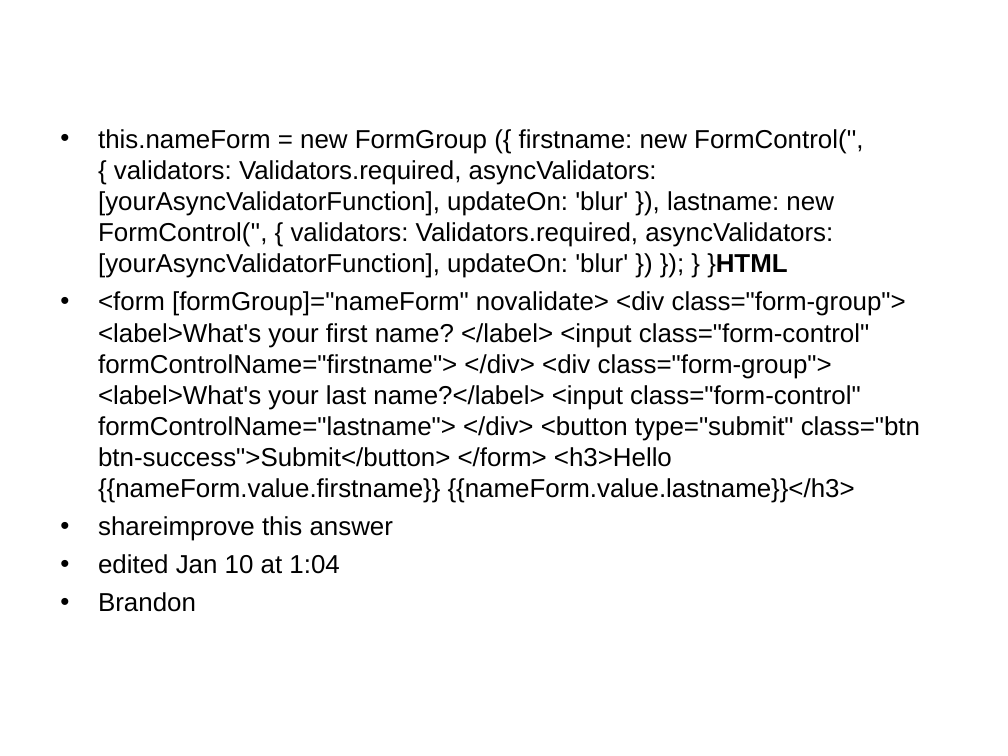
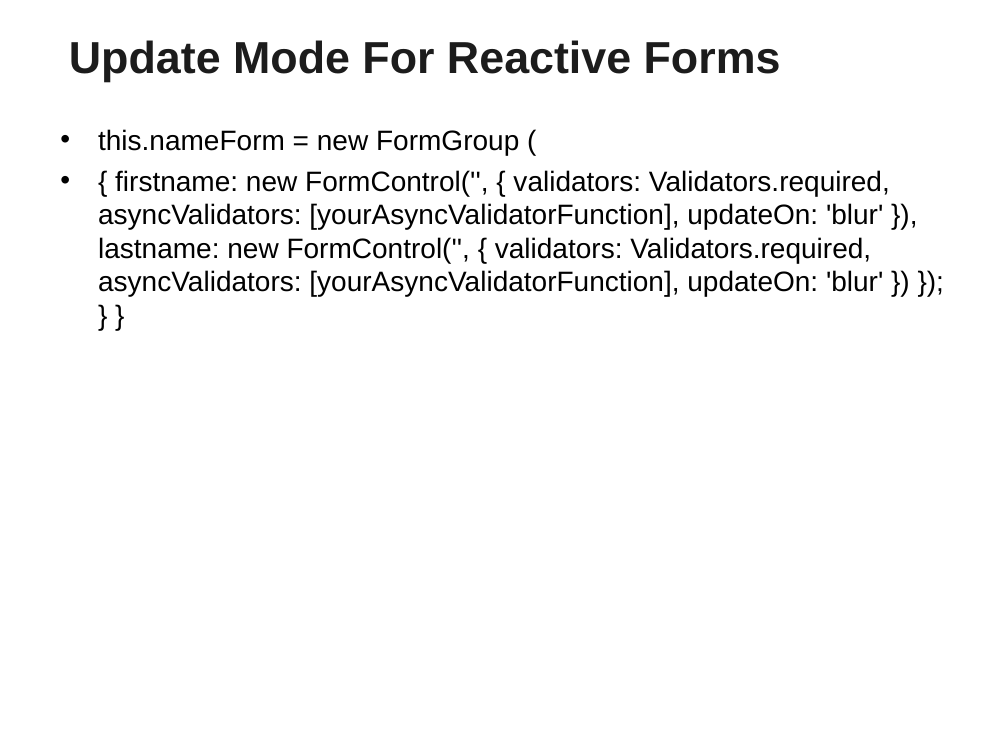
Before and after one commit to vatsank/angularExample, a slide deck: slide 49 of Angular_Module02.ppt (slide 4 before the commit). Drawn at 1008x756 pixels with LibreOffice and Linux fonts; fonts in the diff are those of the drawing; background and template pictures are left out. Boxes give left, top, right and bottom in pixels: in the first picture for what was removed or moved away, otherwise in the second. Text is boxed around its words. In the diff, an @@ line names an element or a change of style, - is before the commit and + after.

```diff
--- a/Angular_Module02.ppt
+++ b/Angular_Module02.ppt
@@ title added at box(69, 40, 781, 82), 32 pt, text #1C1C1C, bold @@
+Update Mode For Reactive Forms
@@ text at box(98, 129, 890, 297): text changed; size 18.5 to 20 pt @@
-• this.nameForm = new FormGroup ({ firstname: new FormControl('', { validators: Validators.required, asyncValidators: [yourAsyncValidatorFunction], updateOn: 'blur' }), lastname: new FormControl('', { validators: Validators.required, asyncValidators: [yourAsyncValidatorFunction], updateOn: 'blur' }) }); } }HTML
-• <form [formGroup]="nameForm" novalidate> <div class="form-group"> <label>What's your first name? </label> <input class="form-control" formControlName="firstname"> </div> <div class="form-group"> <label>What's your last name?</label> <input class="form-control" formControlName="lastname"> </div> <button type="submit" class="btn btn-success">Submit</button> </form> <h3>Hello {{nameForm.value.firstname}} {{nameForm.value.lastname}}</h3>
-• shareimprove this answer
-• edited Jan 10 at 1:04
-• Brandon
+• this.nameForm = new FormGroup (
+• { firstname: new FormControl('', { validators: Validators.required, asyncValidators: [yourAsyncValidatorFunction], updateOn: 'blur' }), lastname: new FormControl('', { validators: Validators.required, asyncValidators: [yourAsyncValidatorFunction], updateOn: 'blur' }) }); } }
```
Also in this commit, not shown: 6 other slides changed, 4 slides added, 11 slides removed, 1 other file.
